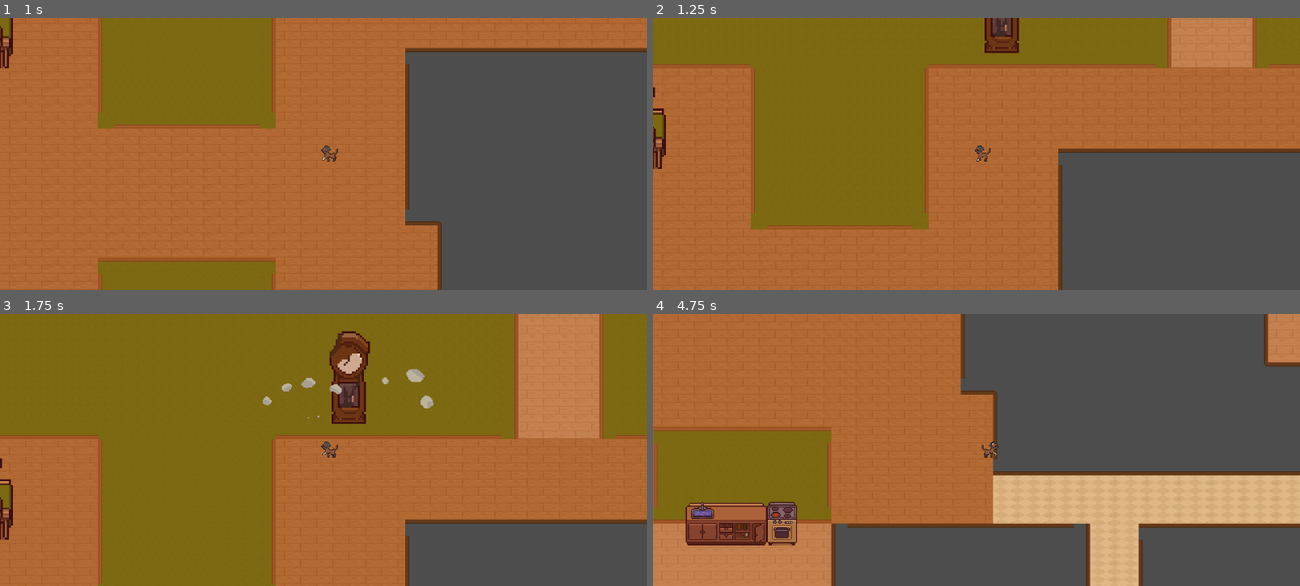
Above: before the commit, frames 1-4 (two rows, left to right).
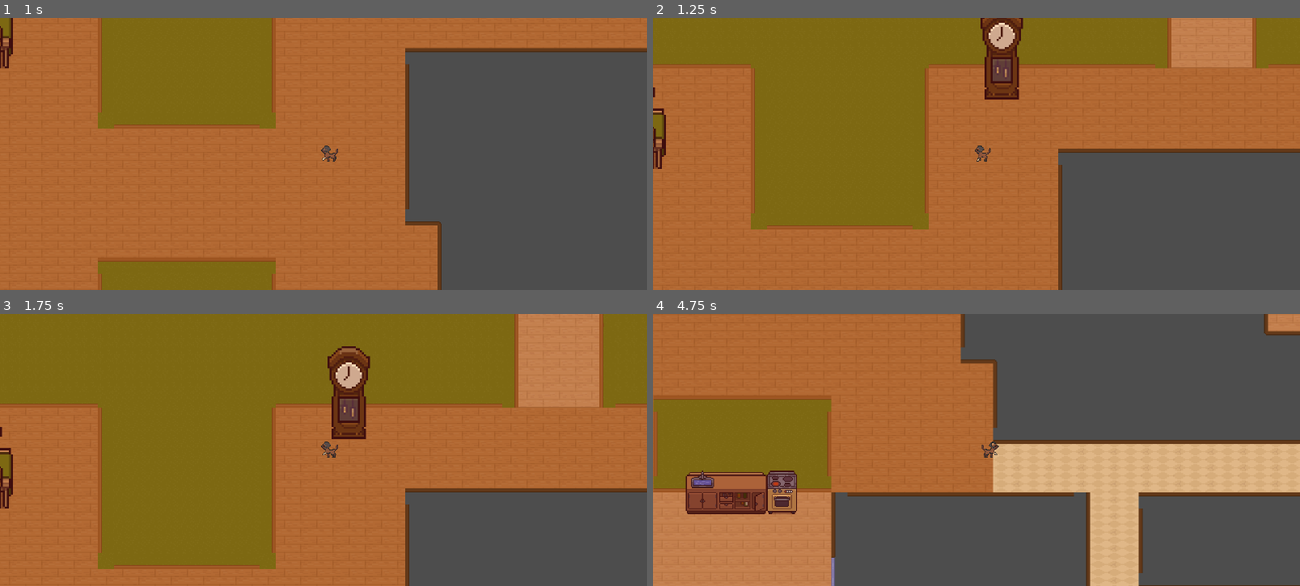
Above: after the commit, the same moments.

Repository: ComittedComitter/Le-Mao
Game: Godot game, scene res://Main.tscn
The game is run twice, just before and just after one commit, with the same random seed, the same clock (stepped at 60 frames per second) and the same inputs.
Inputs:
- Up to frame 1 (1 s): hold W (up) from 0.53 s (still down); tap Space (wreck_button) at 0.6 s
- Up to frame 2 (1.25 s): keep holding W (up)
- Up to frame 3 (1.75 s): keep holding W (up); tap Space (wreck_button) at 1.35 s
- Up to frame 4 (4.75 s): release W (up) at 2.03 s; hold A (left) 2.03-3.53 s; tap Space (wreck_button) at 2.1, 2.85, 3.5, 3.6, 4.35 s; tap Enter at 2.75 s; hold S (down) 3.53-4.28 s; hold D (right) from 4.28 s (still down)

Frame 1 is identical in both runs. In frame 2, 1.5% of the frame differs, in the area x 50-58%, y 0-30%; in frame 3, 17%; in frame 4, 25%, in the area x 0-100%, y 6-100%.

Commit message:
Changed map

Diff:
--- a/GameObjects/clock.tscn
+++ b/GameObjects/clock.tscn
@@ -9,24 +9,23 @@
 
 [node name="Clock" type="StaticBody2D" groups=["furniture"]]
 z_index = 2
+position = Vector2(0, -46)
 scale = Vector2(2, 2)
 script = ExtResource("1_sau1b")
 
 [node name="Sprite2D" type="Sprite2D" parent="."]
 texture_filter = 1
-position = Vector2(4.5, -39.5)
 texture = ExtResource("1_i41g8")
-offset = Vector2(-4.5, 16.5)
 region_enabled = true
 region_rect = Rect2(70, 112, 21, 46)
 
 [node name="Sprite2D2" type="Sprite2D" parent="."]
+visible = false
 texture_filter = 1
-position = Vector2(0, -23)
 texture = ExtResource("3_qlf0g")
 region_enabled = true
 region_rect = Rect2(70, 112, 21, 46)
 
 [node name="CollisionShape2D" type="CollisionShape2D" parent="."]
-position = Vector2(0, -7.5)
+position = Vector2(0, 15.5)
 shape = SubResource("RectangleShape2D_8d144")
--- a/Main.tscn
+++ b/Main.tscn
@@ -142,13 +142,13 @@
 position = Vector2(539, -307)
 
 [node name="Chair_back" parent="." instance=ExtResource("8_smmyi")]
-position = Vector2(428, -196)
+position = Vector2(428, -240)
 
 [node name="Chair_back2" parent="." instance=ExtResource("8_smmyi")]
-position = Vector2(464, -196)
+position = Vector2(464, -240)
 
 [node name="Chair_back3" parent="." instance=ExtResource("8_smmyi")]
-position = Vector2(502, -196)
+position = Vector2(502, -240)
 
 [node name="Chair_back4" parent="." instance=ExtResource("8_smmyi")]
-position = Vector2(538, -196)
+position = Vector2(538, -240)
